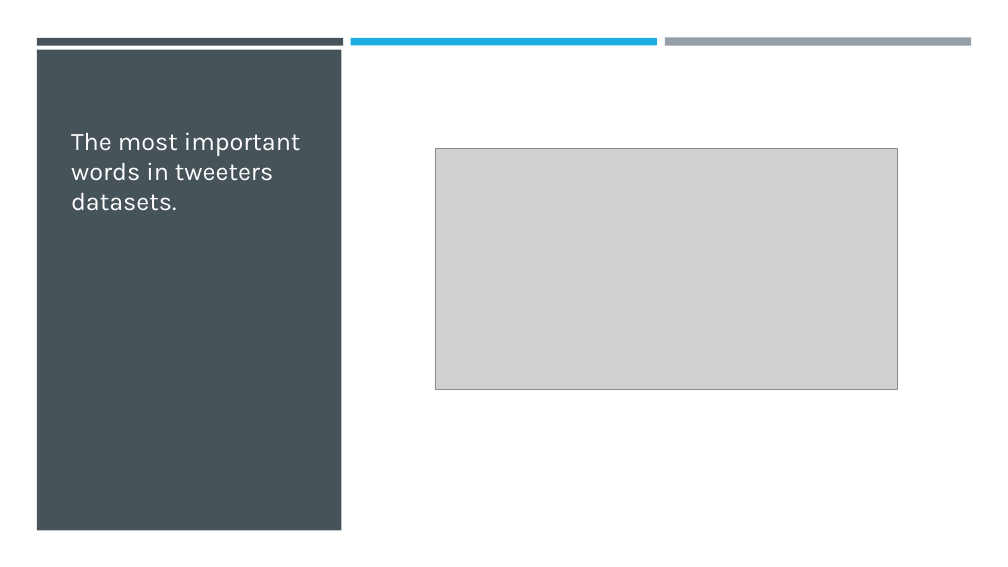
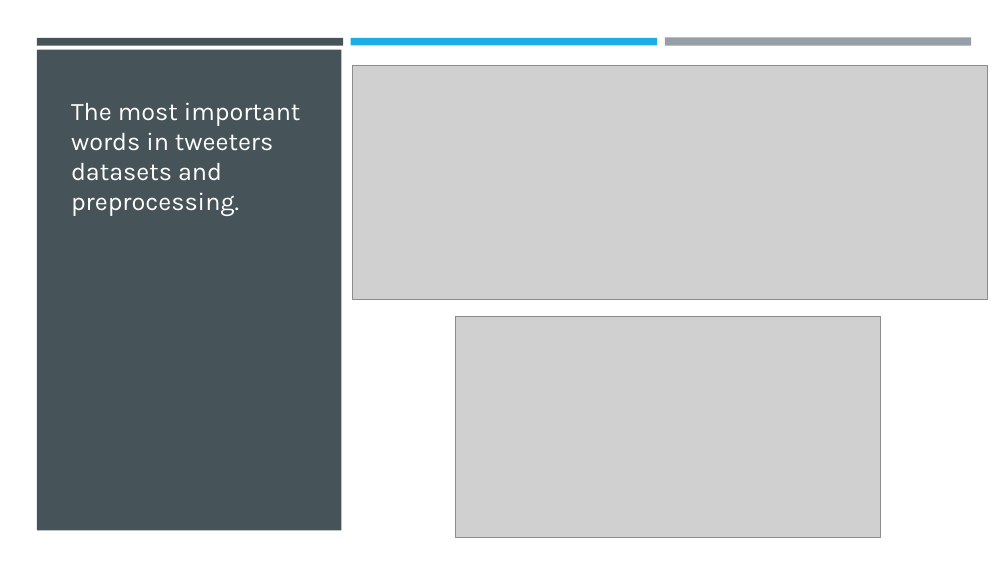
Before and after one commit to EmilienN/Data-Science-Portfolio, a slide deck: slide 6 of Projet -- Real or Not_ NLP with Disaster Tweets/Real or Not_ NLP with Disaster Tweets.pptx. Drawn at 1008x567 pixels with LibreOffice and Linux fonts; fonts in the diff are those of the drawing; grey boxes stand for pictures. Boxes give left, top, right and bottom in pixels: in the first picture for what was removed or moved away, otherwise in the second. Text is boxed around its words. In the diff, an @@ line names an element or a change of style, - is before the commit and + after.

```diff
--- a/Projet -- Real or Not_ NLP with Disaster Tweets/Real or Not_ NLP with Disaster Tweets.pptx
+++ b/Projet -- Real or Not_ NLP with Disaster Tweets/Real or Not_ NLP with Disaster Tweets.pptx
@@ picture added at (352,65,988,299) @@
@@ title at (71,102,301,216): text changed @@
-The most important words in tweeters datasets.
+The most important words in tweeters datasets and preprocessing.
@@ picture: place and size @@
-picture at (435,148,898,389)
+picture at (456,316,882,538)
```
Also in this commit, not shown: 1 other file.
